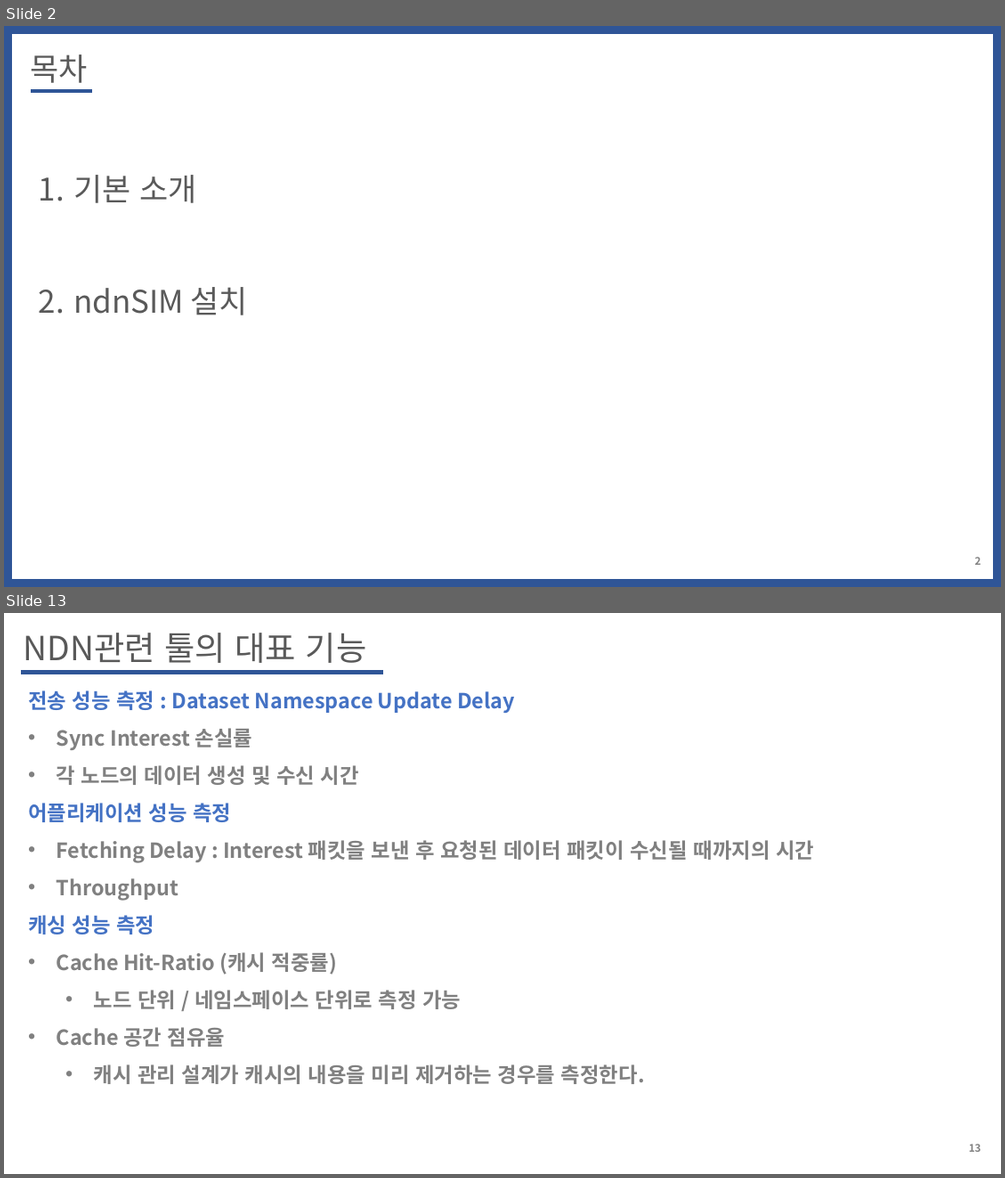
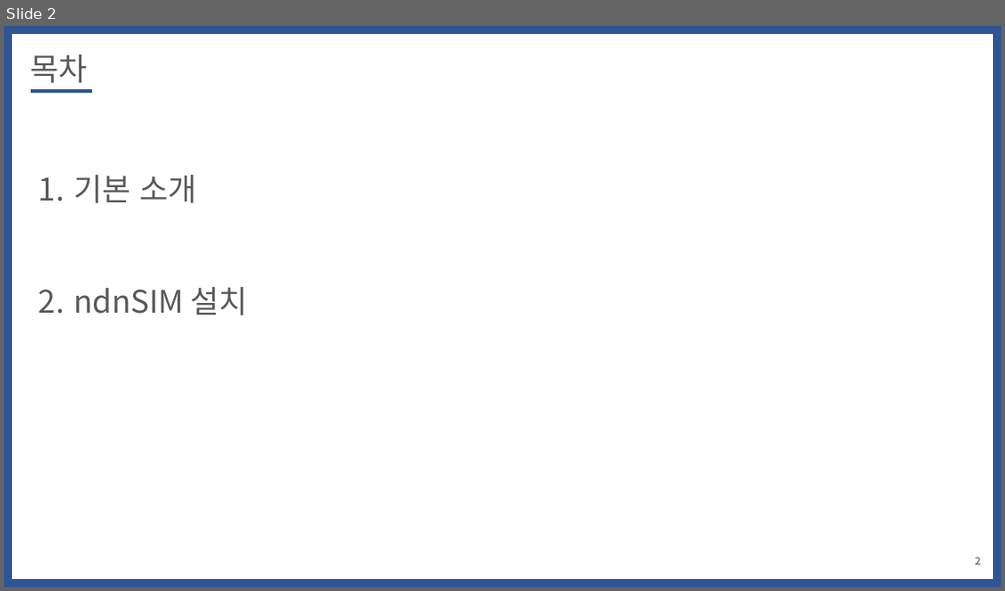
Before and after one commit to WoogiBoogi1129/ICN-NDN, a slide deck: Named-Data-Net/PPT/NDN_Tutorial_ndnSIM_Install.pptx. Shown one above the other, each under a label of ours: slides 2 and 13 before the commit, slide 2 after it; the slides between them are not shown. The pictures are 1005x1178 and 1005x591 pixels, drawn with LibreOffice and Linux fonts; fonts in the diff are those of the drawing. Boxes give left, top, right and bottom in pixels: in the first picture for what was removed or moved away, otherwise in the second. Text is boxed around its words. In the diff, an @@ line names an element or a change of style, - is before the commit and + after.

```diff
--- a/Named-Data-Net/PPT/NDN_Tutorial_ndnSIM_Install.pptx
+++ b/Named-Data-Net/PPT/NDN_Tutorial_ndnSIM_Install.pptx
@@ slide 13 removed at box(4, 613, 1001, 1174), background #FFFFFF @@
@@ text removed at box(23, 633, 367, 663) @@
-NDN관련 툴의 대표 기능
@@ line removed from (21, 672) to (383, 672) @@
@@ text removed at box(28, 690, 814, 1084) @@
-전송 성능 측정 : Dataset Namespace Update Delay
-• Sync Interest 손실률
-• 각 노드의 데이터 생성 및 수신 시간
-어플리케이션 성능 측정
-• Fetching Delay : Interest 패킷을 보낸 후 요청된 데이터 패킷이 수신될 때까지의 시간
-• Throughput
-캐싱 성능 측정
-• Cache Hit-Ratio (캐시 적중률)
-  • 노드 단위 / 네임스페이스 단위로 측정 가능
-• Cache 공간 점유율
-  • 캐시 관리 설계가 캐시의 내용을 미리 제거하는 경우를 측정한다.
@@ page number removed at box(969, 1143, 981, 1151) @@
-13
```
Also in this commit, not shown: 2 slides changed, 8 slides added, 9 other slides removed, 1 other file.
